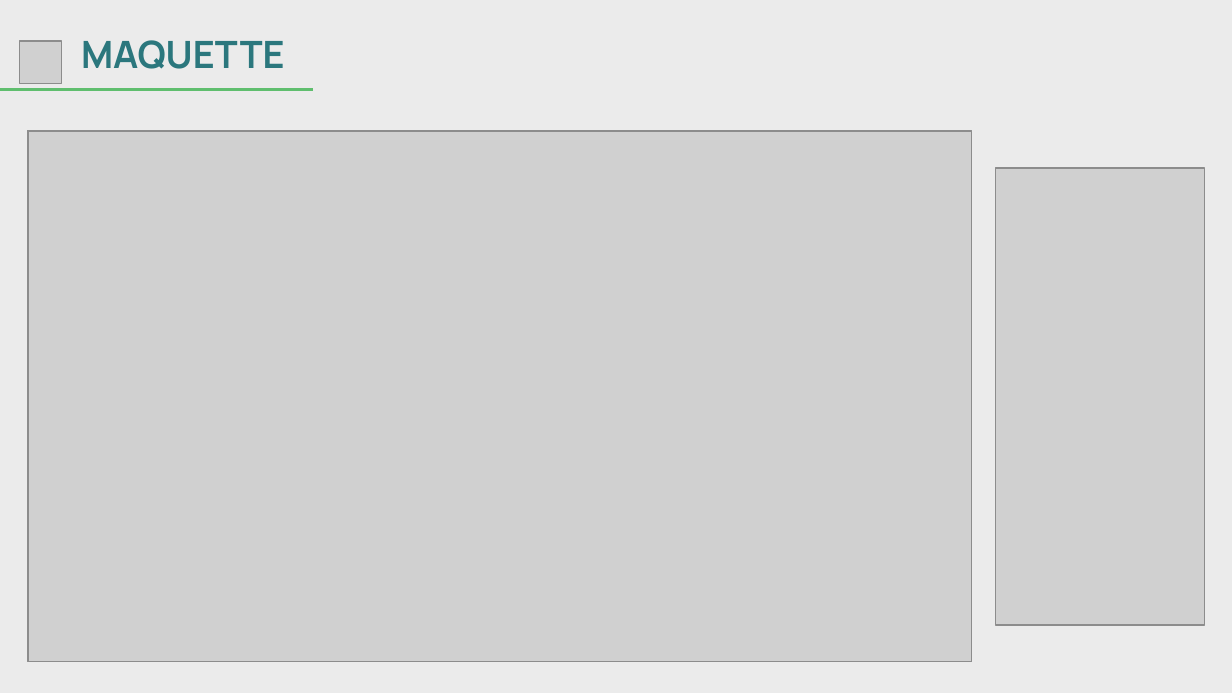
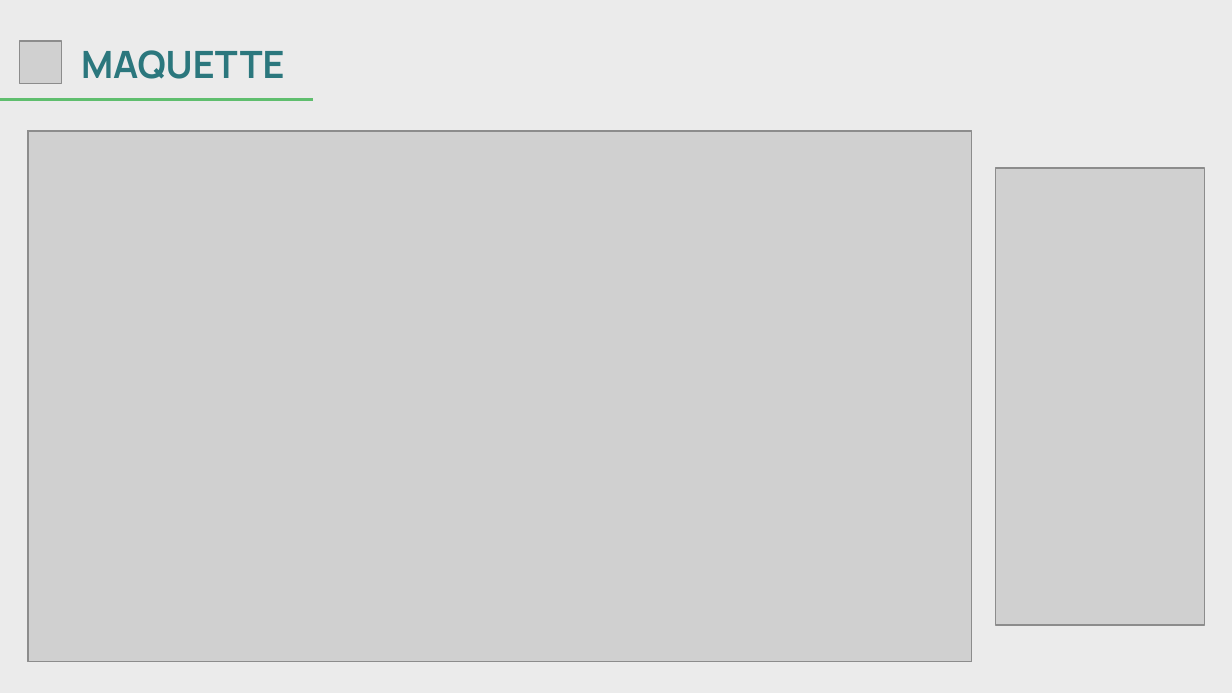
Before and after one commit to KhomsiAdam/CenSync, a slide deck: slide 6 of docs/CenSync - Présentation Fil Rouge.pptx. Drawn at 1232x693 pixels with LibreOffice and Linux fonts; fonts in the diff are those of the drawing; grey boxes stand for pictures. Boxes give left, top, right and bottom in pixels: in the first picture for what was removed or moved away, otherwise in the second. Text is boxed around its words. In the diff, an @@ line names an element or a change of style, - is before the commit and + after.

```diff
--- a/docs/CenSync - Présentation Fil Rouge.pptx
+++ b/docs/CenSync - Présentation Fil Rouge.pptx
@@ subtitle "MAQUETTE": place and size @@
-subtitle "MAQUETTE" at box(81, 40, 285, 69)
+subtitle "MAQUETTE" at box(81, 50, 285, 79)
@@ line moved from (0, 89) - (313, 89) to (0, 100) - (313, 100) @@
```
Also in this commit, not shown: 4 other slides changed.
